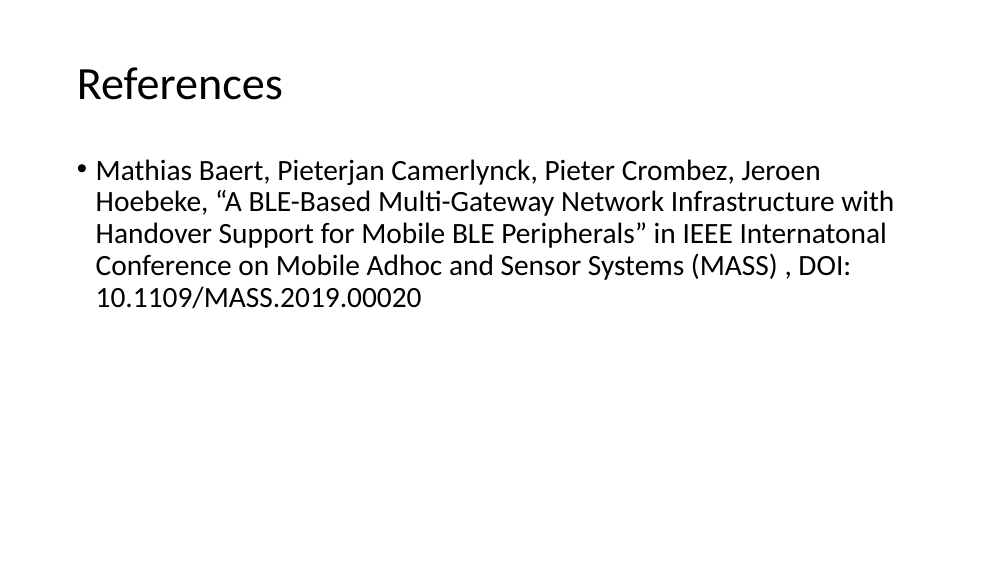
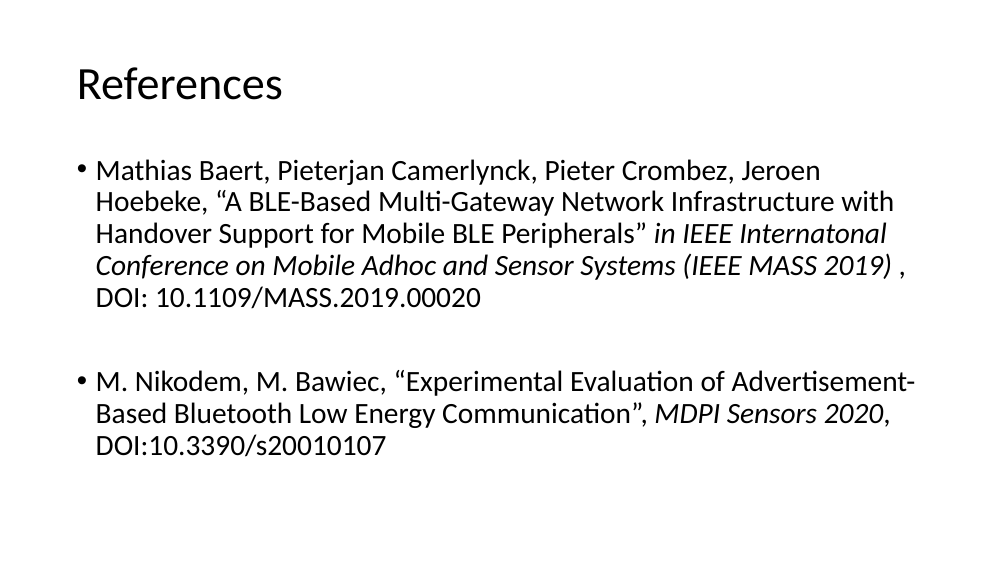
Before and after one commit to EKOISMYLOVE/NTUT_GM_PPT, a slide deck: slide 10 of A BLE-based multi-gateway network infrastructure with handover support for mobile BLE peripherals.pptx (slide 8 before the commit). Drawn at 1008x567 pixels with LibreOffice and Linux fonts; fonts in the diff are those of the drawing. Boxes give left, top, right and bottom in pixels: in the first picture for what was removed or moved away, otherwise in the second. Text is boxed around its words. In the diff, an @@ line names an element or a change of style, - is before the commit and + after.

```diff
--- a/A BLE-based multi-gateway network infrastructure with handover support for mobile BLE peripherals.pptx
+++ b/A BLE-based multi-gateway network infrastructure with handover support for mobile BLE peripherals.pptx
@@ text at [96, 159, 916, 457]: text changed @@
-• Mathias Baert, Pieterjan Camerlynck, Pieter Crombez, Jeroen Hoebeke, “A BLE-Based Multi-Gateway Network Infrastructure with Handover Support for Mobile BLE Peripherals” in IEEE Internatonal Conference on Mobile Adhoc and Sensor Systems (MASS) , DOI: 10.1109/MASS.2019.00020
+• Mathias Baert, Pieterjan Camerlynck, Pieter Crombez, Jeroen Hoebeke, “A BLE-Based Multi-Gateway Network Infrastructure with Handover Support for Mobile BLE Peripherals” in IEEE Internatonal Conference on Mobile Adhoc and Sensor Systems (IEEE MASS 2019) , DOI: 10.1109/MASS.2019.00020
+• M. Nikodem, M. Bawiec, “Experimental Evaluation of Advertisement-Based Bluetooth Low Energy Communication”, MDPI Sensors 2020, DOI:10.3390/s20010107
```
Also in this commit, not shown: 2 slides added.
